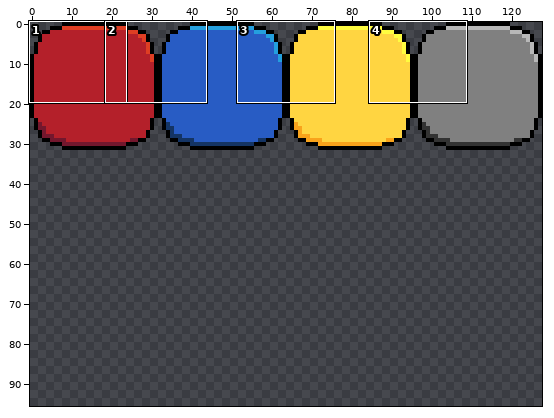
Pixel-art file: sprites/cards/spades/buttons.aseprite. The first picture is a wide view before the edit; the outline marks the close-up.
Close-up. Earlier state:
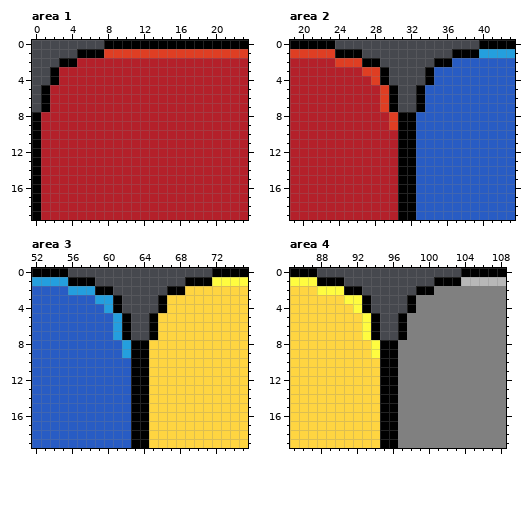
128x32 pixels, 1 frame. Shown: area 1: x 0..23, y 0..19; area 2: x 19..43, y 0..19; area 3: x 52..75, y 0..19; area 4: x 85..108, y 0..19. The old version is drawn lined up with the new one, on the new canvas. The commit also changed other parts of the picture, which this record leaves out.
After the commit:
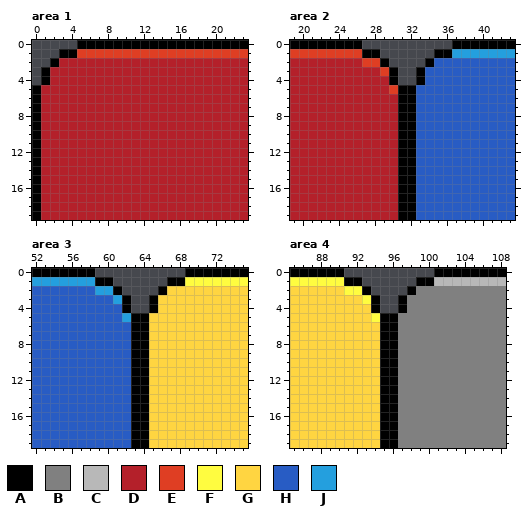
Palette (. is transparent): A #000000  B #808080  C #b8b8b8  D #b4202a  E #df3e23  F #fffc40  G #ffd541  H #285cc4  J #249fde
What changed:
canvas 128x32 -> 128x96
Area 1:
Colour A is added in row 0 at x 5 to 7; in row 1 at x 3 to 4; in row 2 at x 2; in rows 3 to 4 at x 1; in rows 5 to 7 at x 0.
Colour D replaces colour A in row 2 at x 3 to 4; in rows 3 to 4 at x 2; in rows 5 to 7 at x 1.
Colour E replaces colour A in row 1 at x 5 to 7.
Area 2:
Colour A is added in row 0 at x 24 to 26 and 37 to 39; in row 1 at x 27 to 28 and 35 to 36; in row 2 at x 29 and 34; in rows 3 to 4 at x 30 and 33; in rows 5 to 7 at x 31 to 32.
Colour D replaces colour A in row 4 at x 29; in rows 6 to 7 at x 30.
Colour D replaces colour E in row 2 at x 24 to 26; in row 3 at x 27 to 28; in row 4 at x 28; in rows 5 to 7 at x 29; in rows 8 to 9 at x 30.
Colour E replaces colour A in row 1 at x 24 to 26; in row 2 at x 27 to 28; in row 3 at x 29; in row 5 at x 30.
Colour H replaces colour A in row 2 at x 35 to 36; in rows 3 to 4 at x 34; in rows 5 to 7 at x 33.
Colour J replaces colour A in row 1 at x 37 to 39.
Area 3:
Colour A is added in row 0 at x 56 to 58 and 69 to 71; in row 1 at x 59 to 60 and 67 to 68; in row 2 at x 61 and 66; in rows 3 to 4 at x 62 and 65; in rows 5 to 7 at x 63 to 64.
Colour F replaces colour A in row 1 at x 69 to 71.
Colour G replaces colour A in row 2 at x 67 to 68; in rows 3 to 4 at x 66; in rows 5 to 7 at x 65.
Colour H replaces colour A in row 4 at x 61; in rows 6 to 7 at x 62.
Colour H replaces colour J in row 2 at x 56 to 58; in row 3 at x 59 to 60; in row 4 at x 60; in rows 5 to 7 at x 61; in rows 8 to 9 at x 62.
Colour J replaces colour A in row 1 at x 56 to 58; in row 2 at x 59 to 60; in row 3 at x 61; in row 5 at x 62.
Area 4:
Colour A is added in row 0 at x 88 to 90 and 101 to 103; in row 1 at x 91 to 92 and 99 to 100; in row 2 at x 93 and 98; in rows 3 to 4 at x 94 and 97; in rows 5 to 7 at x 95 to 96.
Colour B replaces colour A in row 2 at x 99 to 100; in rows 3 to 4 at x 98; in rows 5 to 7 at x 97.
Colour C replaces colour A in row 1 at x 101 to 103.
Colour F replaces colour A in row 1 at x 88 to 90; in row 2 at x 91 to 92; in row 3 at x 93; in row 5 at x 94.
Colour G replaces colour A in row 4 at x 93; in rows 6 to 7 at x 94.
Colour G replaces colour F in row 2 at x 88 to 90; in row 3 at x 91 to 92; in row 4 at x 92; in rows 5 to 7 at x 93; in rows 8 to 9 at x 94.
Pixel boxes of the changes (left, top, right, bottom) in both close-ups:
changed: (32, 40, 104, 112)
changed: (335, 40, 479, 130)
changed: (68, 268, 212, 358)
changed: (317, 268, 461, 358)
